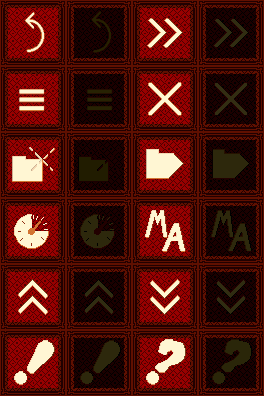
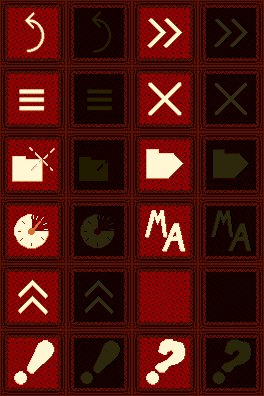
Layers edited between the first and the second 264x396 image:
painted on "pause #1" over [150, 279, 246, 315]
